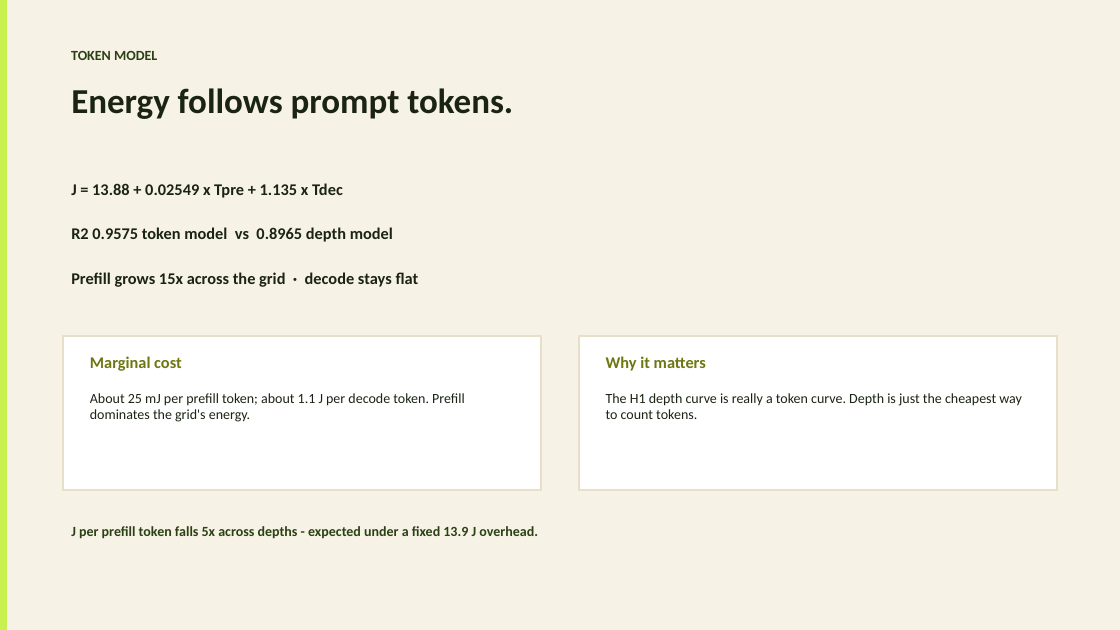
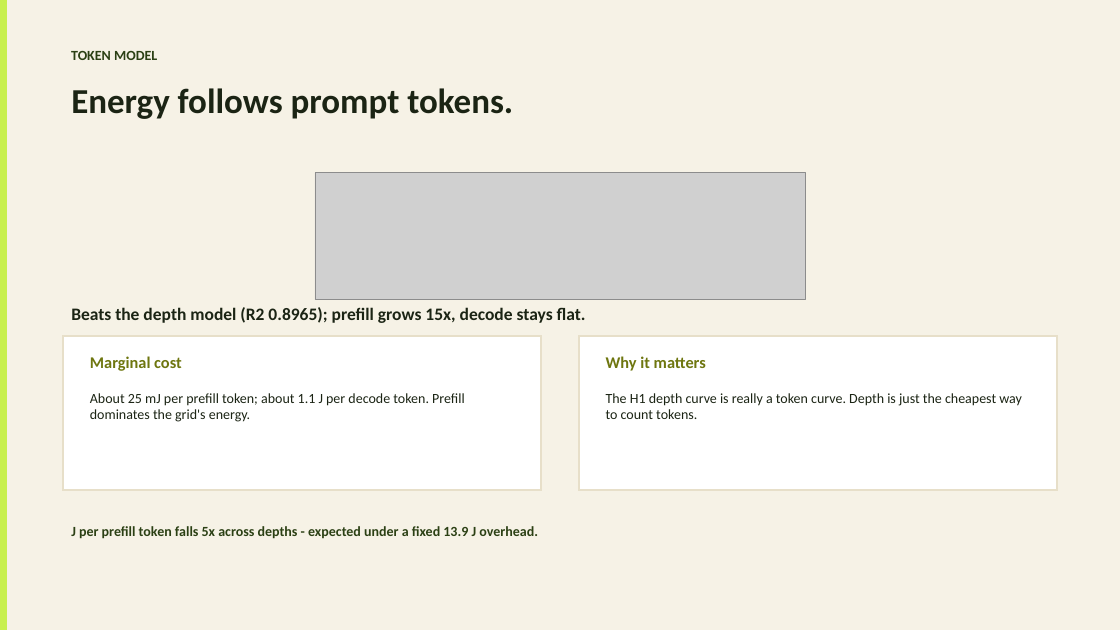
Before and after one commit to Atik203/energy-optimal-rag, a slide deck: slide 7 of ppt_slides/Energy_Methodology_Presentation.pptx. Drawn at 1120x630 pixels with LibreOffice and Linux fonts; fonts in the diff are those of the drawing; grey boxes stand for pictures. Boxes give left, top, right and bottom in pixels: in the first picture for what was removed or moved away, otherwise in the second. Text is boxed around its words. In the diff, an @@ line names an element or a change of style, - is before the commit and + after.

```diff
--- a/ppt_slides/Energy_Methodology_Presentation.pptx
+++ b/ppt_slides/Energy_Methodology_Presentation.pptx
@@ picture added at (315, 173, 805, 300) @@
@@ text removed at (71, 183, 343, 198) @@
-J = 13.88 + 0.02549 x Tpre + 1.135 x Tdec
@@ text removed at (71, 227, 393, 242) @@
-R2 0.9575 token model vs 0.8965 depth model
@@ text at (71, 307, 586, 323): text changed; size 14 to 15 pt @@
-Prefill grows 15x across the grid · decode stays flat
+Beats the depth model (R2 0.8965); prefill grows 15x, decode stays flat.
```
Also in this commit, not shown: 4 other slides changed, 1 other file.
